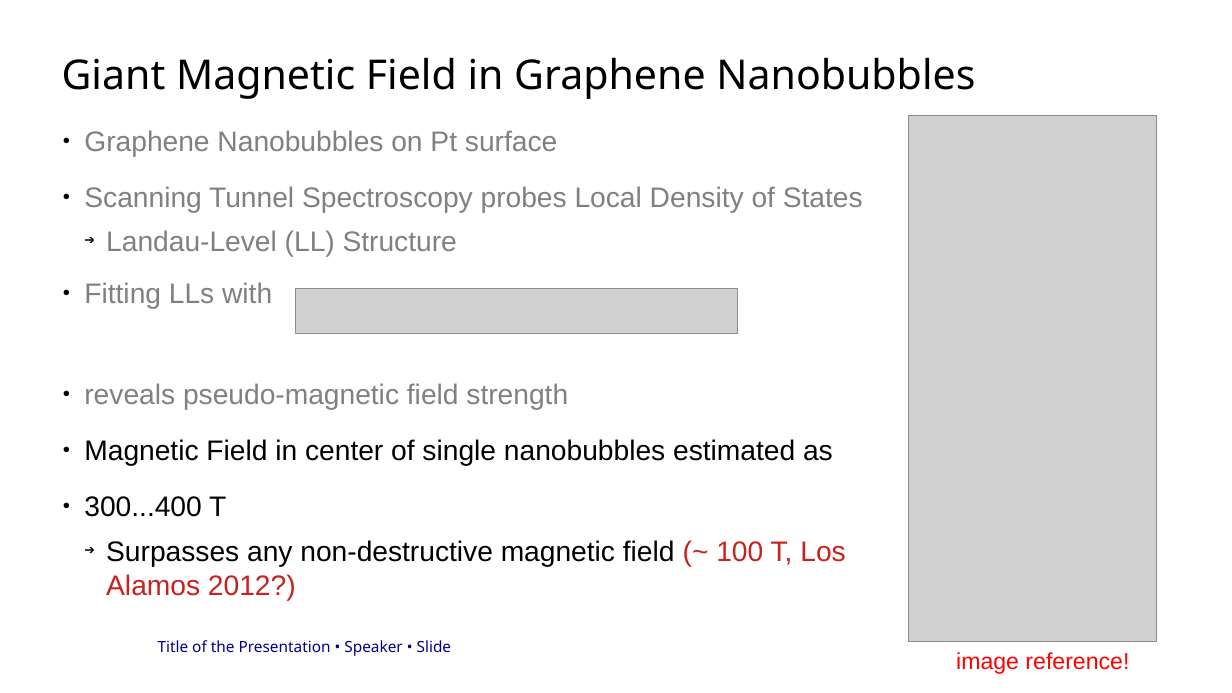
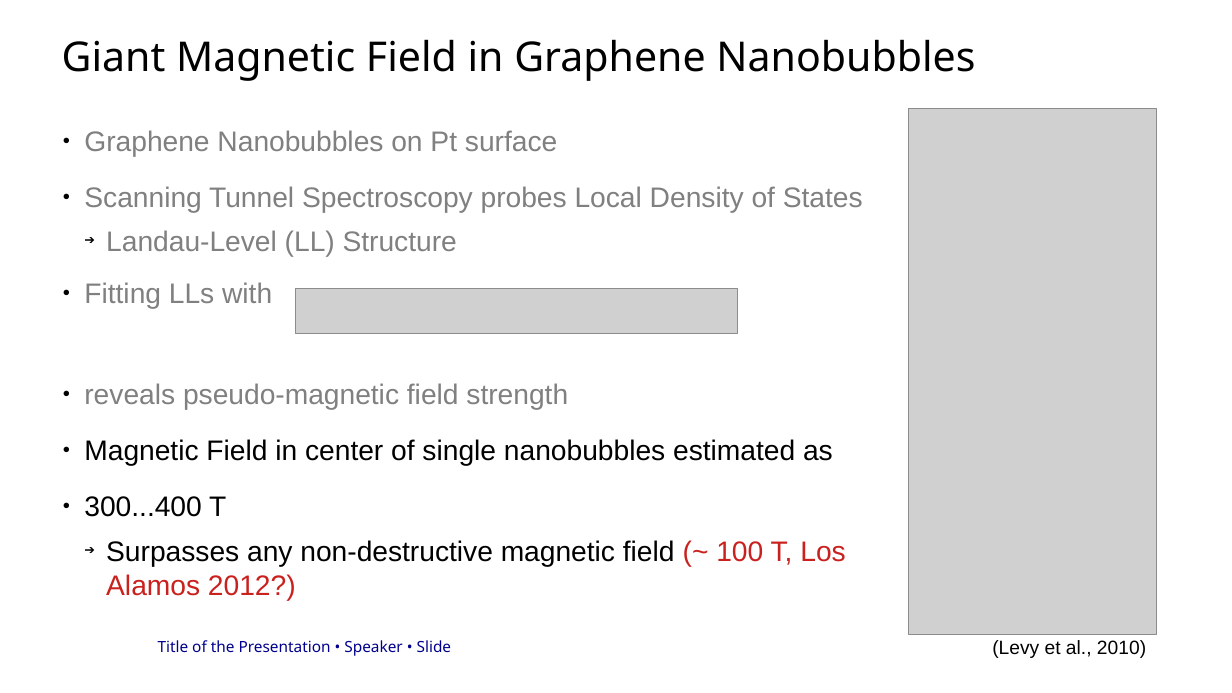
Before and after one commit to ElSickleRick/MP_wiki, a slide deck: slide 9 of WARB_presentation/präsi.odp (slide 7 before the commit). Drawn at 1232x693 pixels with LibreOffice and Linux fonts; fonts in the diff are those of the drawing; grey boxes stand for pictures; background and template pictures are left out. Boxes give left, top, right and bottom in pixels: in the first picture for what was removed or moved away, otherwise in the second. Text is boxed around its words. In the diff, an @@ line names an element or a change of style, - is before the commit and + after.

```diff
--- a/WARB_presentation/präsi.odp
+++ b/WARB_presentation/präsi.odp
@@ title "Giant Magnetic Field in Graphene ...": place and size @@
-title "Giant Magnetic Field in Graphene ..." at [62, 57, 975, 99]
+title "Giant Magnetic Field in Graphene ..." at [62, 39, 975, 81]
@@ picture: place and size @@
-picture at [909, 116, 1156, 641]
+picture at [909, 108, 1156, 634]
@@ text removed at [956, 652, 1129, 674] @@
-image reference!
@@ text added at [992, 640, 1146, 658], 15 pt, text #000000 @@
+(Levy et al., 2010)
```
Also in this commit, not shown: 4 other slides changed, 3 slides added, 1 slide removed, 2 other files.
